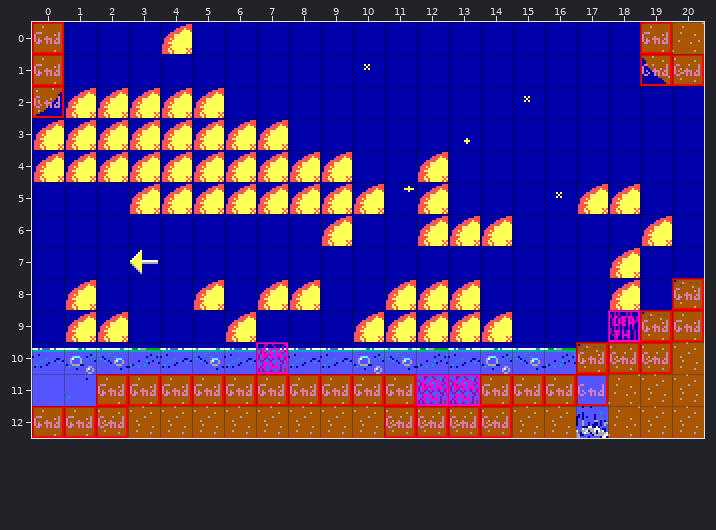
Two states of a Tiled map, levels/0303.tmx. Above, as it was before the edit.
Cells are 16x16 px. Shown: x 0..20, y 0..12.
Once edited:
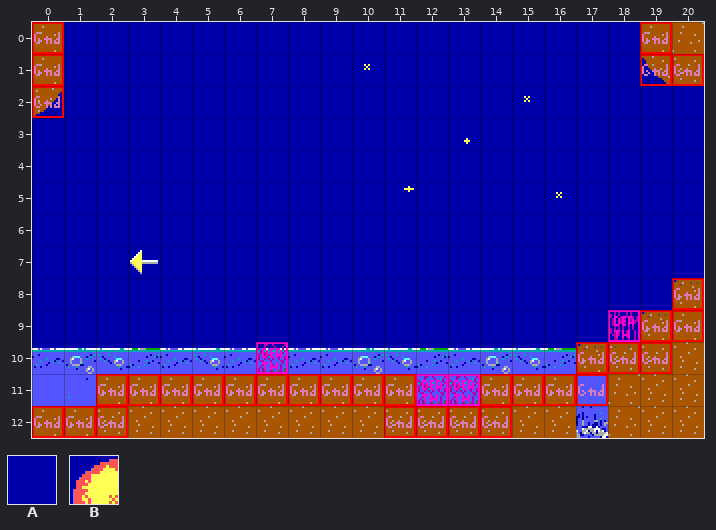
Key: from "Tileset": A 44, B 80.
_ is an empty cell.
Edits made:
Layer "bg":
y 0: x 4 B -> A
y 2: x 1..5 BBBBB -> AAAAA
y 3: x 0..7 BBBBBBBB -> AAAAAAAA
y 4: x 0..9 BBBBBBBBBB -> AAAAAAAAAA; x 12 B -> A
y 5: x 3..10 BBBBBBBB -> AAAAAAAA; x 12 B -> A; x 17..18 BB -> AA
y 6: x 9 B -> A; x 12..14 BBB -> AAA; x 19 B -> A
y 7: x 18 B -> A
y 8: x 1 B -> A; x 5 B -> A; x 7..8 BB -> AA; x 11..13 BBB -> AAA; x 18 B -> A
y 9: x 1..2 BB -> AA; x 6 B -> A; x 10..14 BBBBB -> AAAAA
Boxes around the changes in both pictures, in picture pixels (x1, y1, x2, y2):
changed: (162, 24, 192, 54)
changed: (34, 88, 384, 246)
changed: (418, 152, 512, 246)
changed: (578, 184, 672, 310)
changed: (66, 280, 128, 342)
changed: (194, 280, 320, 342)
changed: (354, 280, 512, 342)
